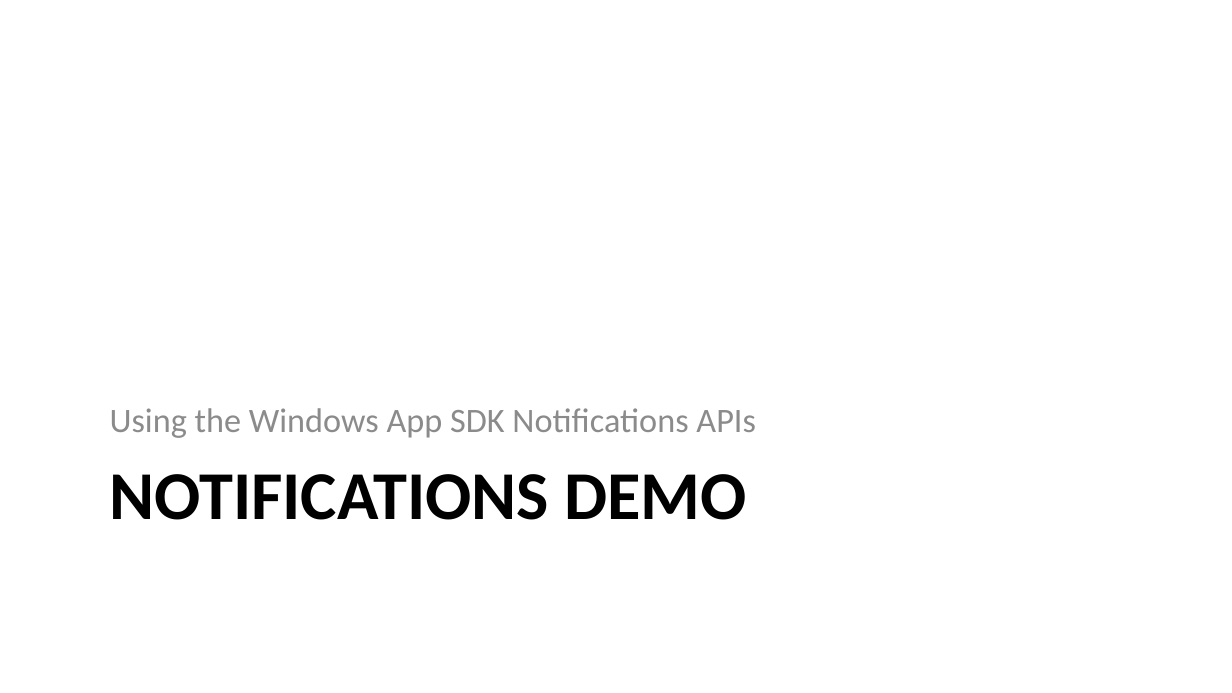
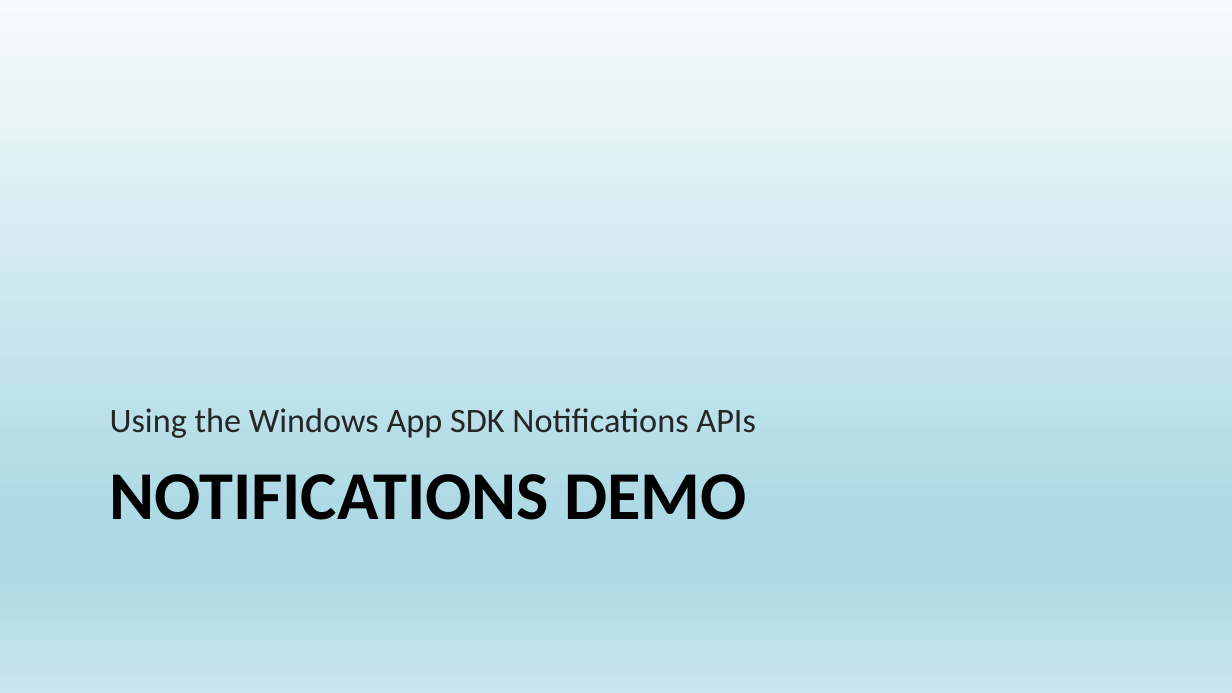
Before and after one commit to alvinashcraft/speaking, a slide deck: slide 8 of 2025/0311_VSLiveLasVegas/Getting Started with WinUI/VSLive Vegas 25 - Getting Started with WinUI.pptx. Drawn at 1232x693 pixels with LibreOffice and Linux fonts; fonts in the diff are those of the drawing; background and template pictures are left out. Boxes give left, top, right and bottom in pixels: in the first picture for what was removed or moved away, otherwise in the second. Text is boxed around its words. In the diff, an @@ line names an element or a change of style, - is before the commit and + after.

Commit message:
Update slide design and links for VSLive Vegas

```diff
--- a/2025/0311_VSLiveLasVegas/Getting Started with WinUI/VSLive Vegas 25 - Getting Started with WinUI.pptx
+++ b/2025/0311_VSLiveLasVegas/Getting Started with WinUI/VSLive Vegas 25 - Getting Started with WinUI.pptx
@@ background picture (left out) to gradient #F6FBFC to #AEDAE5 to #C9E6EE @@
@@ text "Using the Windows App SDK ..." at (x1=110, y1=408, x2=755, y2=438): text colour #8C8C8C to #262626 @@
```
Also in this commit, not shown: 12 other slides changed, 5 other files.
